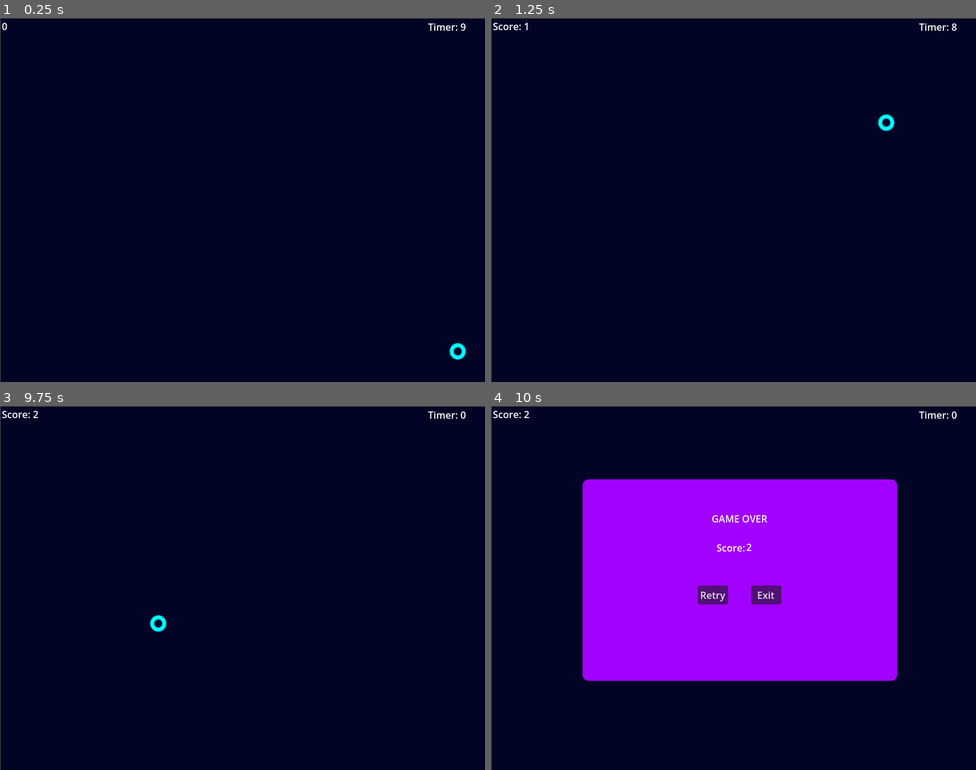
Above: before the commit, frames 1-4 (two rows, left to right).
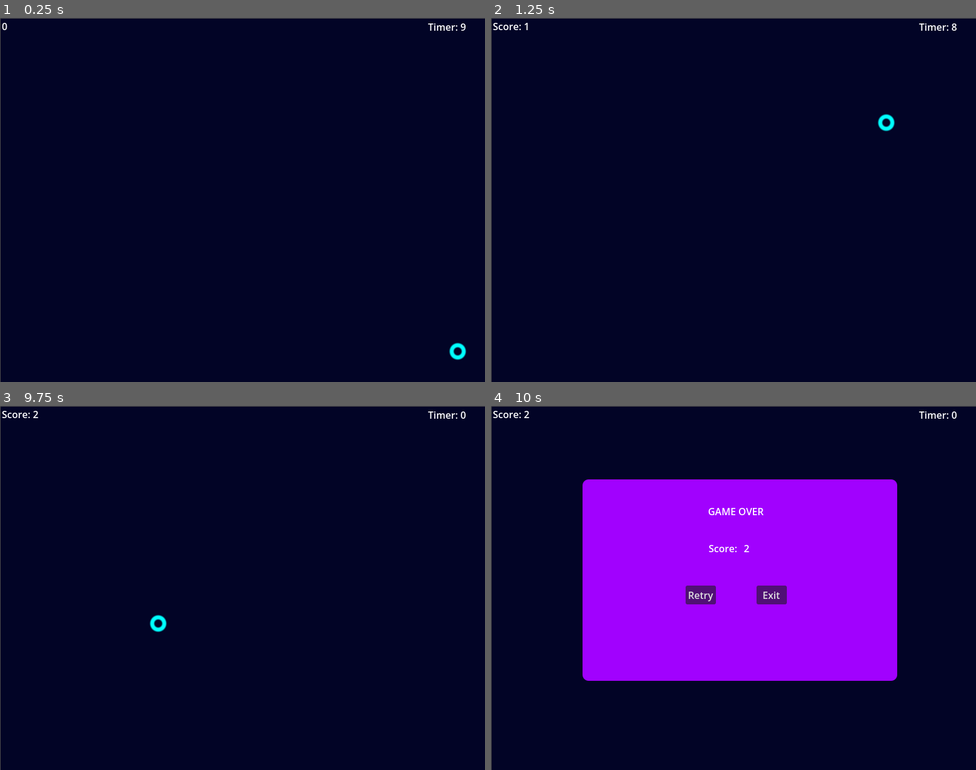
Above: after the commit, the same moments.

Repository: beki-github/speed-click
Game: Godot game, scene res://scenes/game.tscn
Same seed, same stepped clock (60 frames per second), same inputs: the game is played once before the commit and once after it.
Inputs (mouse positions are in pixels of both pictures, inside the frame that each line leads up to):
- Up to frame 1 (0.25 s): no input
- Up to frame 2 (1.25 s): tap Enter at 0.5 s; move the mouse to (946, 349) at 0.52 s
- Up to frame 3 (9.75 s): tap Space at 1.25, 2.75, 4.25 s; move the mouse to (392, 507) at 1.27 s; tap Enter at 2, 3.5 s; move the mouse to (291, 507) at 2.02 s; move the mouse to (218, 660) at 2.77 s; move the mouse to (388, 642) at 3.52 s; move the mouse to (97, 533) at 4.27 s; move the mouse to (266, 588) at 5.02 s; move the mouse to (169, 497) at 5.77 s; move the mouse to (349, 569) at 6.52 s; move the mouse to (145, 606) at 7.27 s; move the mouse to (291, 507) at 8.02 s; move the mouse to (218, 660) at 8.77 s; move the mouse to (388, 642) at 9.52 s
- Up to frame 4 (10 s): no input

Frames 1-3 are identical in both runs. In frame 4, 0.8% of the frame differs, in the area x 40-61%, y 28-55%.

Commit message:
modified the game over scene added a a tail scene and related components for the tail animation

Diff:
--- a/scenes/GameOver.tscn
+++ b/scenes/GameOver.tscn
@@ -30,7 +30,12 @@
 metadata/_edit_use_anchors_ = true
 
 [node name="Game Over text" type="Label" parent="Control/Panel" unique_id=570241635]
-layout_mode = 0
+layout_mode = 1
+anchors_preset = -1
+anchor_left = -0.011560693
+anchor_top = -0.036144577
+anchor_right = -0.011560693
+anchor_bottom = -0.036144577
 offset_left = 143.0
 offset_top = 35.0
 offset_right = 376.0
@@ -44,7 +49,12 @@
 metadata/_edit_use_anchors_ = true
 
 [node name="scoresLabel" type="Label" parent="Control/Panel" unique_id=434209419]
-layout_mode = 0
+layout_mode = 1
+anchors_preset = -1
+anchor_left = -0.02504817
+anchor_top = 0.003012048
+anchor_right = -0.02504817
+anchor_bottom = 0.003012048
 offset_left = 104.0
 offset_top = 101.0
 offset_right = 390.0
@@ -54,7 +64,12 @@
 metadata/_edit_use_anchors_ = true
 
 [node name="LatestScore" type="Label" parent="Control/Panel" unique_id=1381674307]
-layout_mode = 0
+layout_mode = 1
+anchors_preset = -1
+anchor_left = -0.007707129
+anchor_top = 0.006024096
+anchor_right = -0.007707129
+anchor_bottom = 0.006024096
 offset_left = 270.0
 offset_top = 100.0
 offset_right = 313.0
@@ -62,7 +77,10 @@
 metadata/_edit_use_anchors_ = true
 
 [node name="RetryBtn" type="Button" parent="Control/Panel" unique_id=56388492]
-layout_mode = 0
+layout_mode = 1
+anchors_preset = -1
+anchor_left = -0.038535647
+anchor_right = -0.038535647
 offset_left = 190.0
 offset_top = 175.0
 offset_right = 240.0
@@ -71,7 +89,10 @@
 metadata/_edit_use_anchors_ = true
 
 [node name="ExitBtn" type="Button" parent="Control/Panel" unique_id=1375603302]
-layout_mode = 0
+layout_mode = 1
+anchors_preset = -1
+anchor_left = 0.01734104
+anchor_right = 0.01734104
 offset_left = 278.0
 offset_top = 175.0
 offset_right = 328.0
--- /dev/null
+++ b/scenes/tail.tscn
@@ -0,0 +1,21 @@
+[gd_scene format=3 uid="uid://ccx2hs876q0ro"]
+
+[ext_resource type="Shader" uid="uid://c7ypy4mg6waca" path="res://shaders/tail.gdshader" id="1_wne8n"]
+
+[sub_resource type="CircleShape2D" id="CircleShape2D_o8wpl"]
+radius = 7.615773
+
+[sub_resource type="ShaderMaterial" id="ShaderMaterial_dsmqp"]
+shader = ExtResource("1_wne8n")
+
+[node name="tail" type="Area2D" unique_id=847818008]
+
+[node name="CollisionShape2D" type="CollisionShape2D" parent="." unique_id=702861867]
+shape = SubResource("CircleShape2D_o8wpl")
+
+[node name="ColorRect" type="ColorRect" parent="." unique_id=2013078660]
+material = SubResource("ShaderMaterial_dsmqp")
+offset_left = -19.0
+offset_top = -20.0
+offset_right = 20.0
+offset_bottom = 20.0
--- /dev/null
+++ b/shaders/tail.gdshader
@@ -0,0 +1,20 @@
+shader_type canvas_item;
+
+void fragment() {
+
+    vec2 centered_uv = UV * 2.0 - 1.0;
+    float d = length(centered_uv);
+    float ring_distance = d - 0.2;
+    float mask = smoothstep(0.05, 0.15, ring_distance);
+    vec3 bg_color = vec3(0.008, 0.016, 0.15);
+
+    vec3 ring_color = vec3(0.0, 1.0, 1.0);
+    vec3 final_rgb = mix(ring_color, bg_color, mask);
+
+    COLOR = vec4(final_rgb, 1.0);
+}
+
+//void light() {
+//	// Called for every pixel for every light affecting the CanvasItem.
+//	// Uncomment to replace the default light processing function with this one.
+//}
Not shown, added: shaders/tail.gdshader.uid
